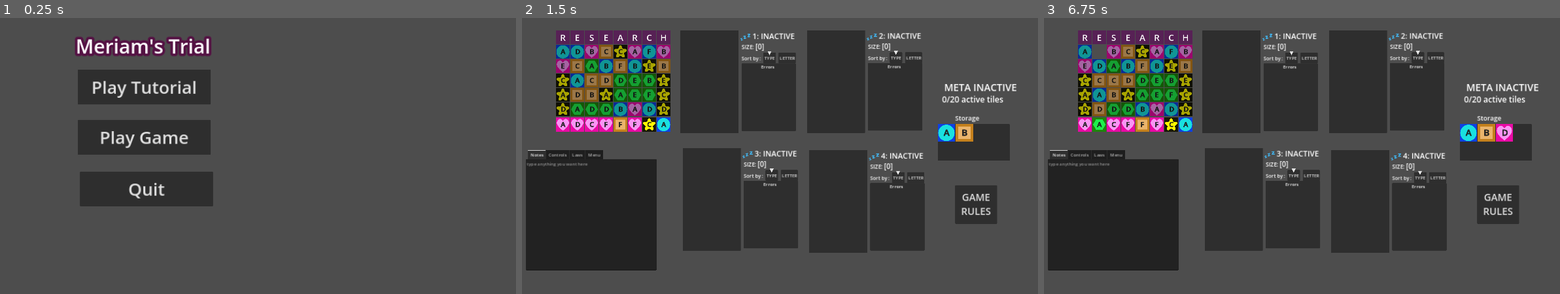
Above: before the commit, frames 1-3 (left to right).
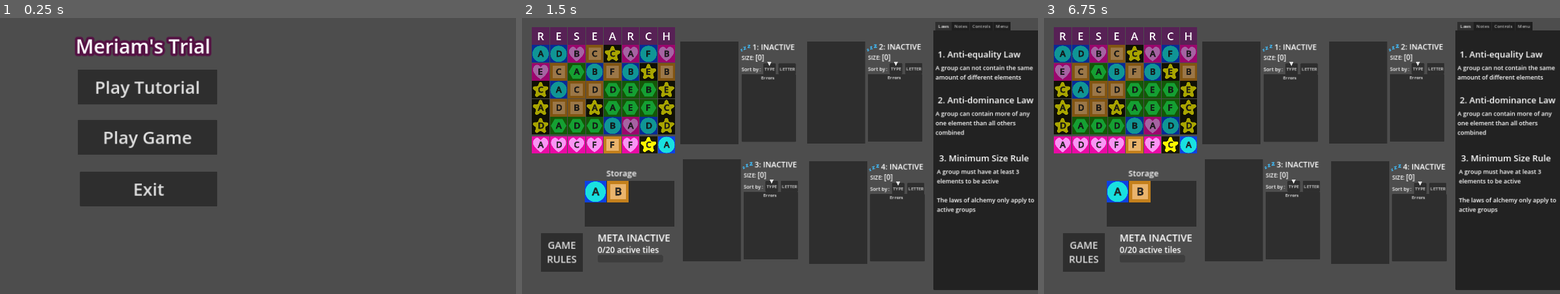
Above: after the commit, the same moments.

Repository: ninjacreeper47/Meriam-s-Trial
Game: Godot game, scene res://Levels/MainMenu.tscn
Same seed, same stepped clock (60 frames per second), same inputs: the game is played once before the commit and once after it.
Inputs:
- Up to frame 1 (0.25 s): no input
- Up to frame 2 (1.5 s): click "Play Game" at 0.5 s; click "A" at 1.25 s
- Up to frame 3 (6.75 s): click "E" at 2 s; click "C" at 2.75 s; click "C" at 3.5 s; click "A" at 4.25 s; click "A" at 5 s; click "D" at 5.75 s; click "D" at 6.5 s

The runs differ from the first frame. In frame 1, 1.8% of the frame differs, in the area x 17-43%, y 18-69%; in frame 2, 44%; in frame 3, 44%, in the area x 0-100%, y 1-99%.

Commit message:
Layout Redesign

Diff:
--- a/Essence.tscn
+++ b/Essence.tscn
@@ -12,7 +12,7 @@
 [node name="Essence" type="TextureButton"]
 offset_right = 128.0
 offset_bottom = 128.0
-scale = Vector2(0.25, 0.25)
+scale = Vector2(1.25, 1.25)
 texture_normal = ExtResource("1_als46")
 script = ExtResource("3_4j6pw")
 value = "A"
--- a/Levels/MainMenu.tscn
+++ b/Levels/MainMenu.tscn
@@ -29,7 +29,7 @@
 layout_mode = 0
 offset_left = 312.0
 offset_top = 192.0
-offset_right = 800.0
+offset_right = 824.0
 offset_bottom = 320.0
 theme_override_font_sizes/font_size = 64
 text = "Play Tutorial"
@@ -38,7 +38,7 @@
 layout_mode = 0
 offset_left = 312.0
 offset_top = 376.0
-offset_right = 800.0
+offset_right = 824.0
 offset_bottom = 504.0
 theme_override_font_sizes/font_size = 64
 text = "Play Game"
@@ -47,10 +47,10 @@
 layout_mode = 0
 offset_left = 320.0
 offset_top = 566.0
-offset_right = 808.0
+offset_right = 824.0
 offset_bottom = 694.0
 theme_override_font_sizes/font_size = 64
-text = "Quit"
+text = "Exit"
 
 [connection signal="pressed" from="TutorialButton" to="." method="_on_tutorial_button_pressed"]
 [connection signal="pressed" from="PlayGameButton" to="." method="_on_play_game_button_pressed"]
--- a/Levels/main.tscn
+++ b/Levels/main.tscn
@@ -1,8 +1,7 @@
-[gd_scene load_steps=12 format=3 uid="uid://cvya4rcawkcxg"]
+[gd_scene load_steps=11 format=3 uid="uid://cvya4rcawkcxg"]
 
 [ext_resource type="PackedScene" uid="uid://xl4jsnrh5oll" path="res://research.tscn" id="2_57rww"]
 [ext_resource type="PackedScene" uid="uid://bq55k435edwi7" path="res://experiment_display.tscn" id="3_wqano"]
-[ext_resource type="Texture2D" uid="uid://bu51kkw1j8tbp" path="res://Assets/How to Play/Laws of Alchemy.png" id="4_yaiqf"]
 [ext_resource type="PackedScene" uid="uid://bei423sbo6cig" path="res://storage_container.tscn" id="6_d81vx"]
 [ext_resource type="PackedScene" uid="uid://sd0cyqy52ykw" path="res://meta_status.tscn" id="6_qwf21"]
 [ext_resource type="PackedScene" uid="uid://bbam0t7qtbdvy" path="res://Levels/rules.tscn" id="8_a2qqj"]
@@ -23,22 +22,23 @@
 offset_bottom = 490.0
 
 [node name="Research" parent="Game Screen" instance=ExtResource("2_57rww")]
-offset_left = -856.0
-offset_top = 286.0
-offset_right = -816.0
-offset_bottom = 326.0
+offset_left = -976.0
+offset_top = 446.0
+offset_right = -936.0
+offset_bottom = 486.0
+scale = Vector2(1.25, 1.25)
 
 [node name="ExperimentDisplay" parent="Game Screen" instance=ExtResource("3_wqano")]
 offset_left = -280.0
-offset_top = -409.0
+offset_top = -369.0
 offset_right = -60.0
-offset_bottom = -26.0
+offset_bottom = 14.0
 
 [node name="ExperimentDisplay2" parent="Game Screen" instance=ExtResource("3_wqano")]
 offset_left = 184.0
-offset_top = -410.0
+offset_top = -370.0
 offset_right = 440.0
-offset_bottom = 198.0
+offset_bottom = 238.0
 
 [node name="Experiment1" parent="Game Screen/ExperimentDisplay2/ExperimentBackground1" index="0"]
 ex_num = 2
@@ -50,9 +50,9 @@
 [node name="ExperimentDisplay3" parent="Game Screen" instance=ExtResource("3_wqano")]
 layout_mode = 1
 offset_left = -272.0
-offset_top = 22.0
+offset_top = 62.0
 offset_right = -16.0
-offset_bottom = 630.0
+offset_bottom = 670.0
 metadata/_edit_group_ = true
 
 [node name="Experiment1" parent="Game Screen/ExperimentDisplay3/ExperimentBackground1" index="0"]
@@ -65,9 +65,9 @@
 [node name="ExperimentDisplay4" parent="Game Screen" instance=ExtResource("3_wqano")]
 layout_mode = 1
 offset_left = 192.0
-offset_top = 30.0
+offset_top = 70.0
 offset_right = 648.0
-offset_bottom = 430.0
+offset_bottom = 470.0
 metadata/_edit_group_ = true
 
 [node name="Experiment1" parent="Game Screen/ExperimentDisplay4/ExperimentBackground1" index="0"]
@@ -79,23 +79,86 @@
 
 [node name="Meta Status" parent="Game Screen" instance=ExtResource("6_qwf21")]
 layout_mode = 0
-offset_left = 696.0
-offset_top = -218.0
-offset_right = 984.0
-offset_bottom = -122.0
+offset_left = -576.0
+offset_top = 334.0
+offset_right = -296.0
+offset_bottom = 438.0
 
 [node name="HelpContainer" type="TabContainer" parent="Game Screen"]
 layout_mode = 0
-offset_left = -840.0
-offset_top = 38.0
-offset_right = -360.0
-offset_bottom = 478.0
+offset_left = 656.0
+offset_top = -434.0
+offset_right = 1136.0
+offset_bottom = 550.0
 metadata/_edit_lock_ = true
 
+[node name="Laws" type="Panel" parent="Game Screen/HelpContainer"]
+layout_mode = 2
+
+[node name="Qluix" type="Label" parent="Game Screen/HelpContainer/Laws"]
+layout_mode = 0
+offset_left = 16.0
+offset_top = 65.0
+offset_right = 328.0
+offset_bottom = 114.0
+theme_override_font_sizes/font_size = 32
+text = "1. Anti-equality Law"
+
+[node name="Label" type="Label" parent="Game Screen/HelpContainer/Laws/Qluix"]
+layout_mode = 0
+offset_left = -8.0
+offset_top = 56.0
+offset_right = 384.0
+offset_bottom = 121.0
+theme_override_font_sizes/font_size = 22
+text = "A group can not contain the same amount of different elements"
+autowrap_mode = 2
+
+[node name="Kudu" type="Label" parent="Game Screen/HelpContainer/Laws"]
+offset_left = 16.0
+offset_top = 233.0
+offset_right = 367.0
+offset_bottom = 282.0
+theme_override_font_sizes/font_size = 32
+text = "2. Anti-dominance Law"
+
+[node name="Label" type="Label" parent="Game Screen/HelpContainer/Laws/Kudu"]
+layout_mode = 0
+offset_left = -8.0
+offset_top = 56.0
+offset_right = 384.0
+offset_bottom = 121.0
+theme_override_font_sizes/font_size = 22
+text = "A group can contain more of any one element than all others combined"
+autowrap_mode = 2
+
+[node name="Size" type="Label" parent="Game Screen/HelpContainer/Laws"]
+offset_left = 21.0
+offset_top = 446.0
+offset_right = 372.0
+offset_bottom = 495.0
+theme_override_font_sizes/font_size = 32
+text = "3. Minimum Size Rule"
+
+[node name="Label" type="Label" parent="Game Screen/HelpContainer/Laws/Size"]
+layout_mode = 0
+offset_left = -8.0
+offset_top = 56.0
+offset_right = 384.0
+offset_bottom = 121.0
+theme_override_font_sizes/font_size = 22
+text = "A group must have at least 3 elements to be active
+
+The laws of alchemy only apply to active groups"
+autowrap_mode = 2
+
 [node name="Notes" type="TextEdit" parent="Game Screen/HelpContainer"]
-layout_mode = 2
+visible = false
+layout_mode = 2
+theme_override_font_sizes/font_size = 24
 placeholder_text = "type anything you want here "
 drag_and_drop_selection_enabled = false
+wrap_mode = 1
 
 [node name="Controls" type="TextEdit" parent="Game Screen/HelpContainer"]
 visible = false
@@ -116,28 +179,23 @@
 virtual_keyboard_enabled = false
 middle_mouse_paste_enabled = false
 
-[node name="Laws" type="TextureRect" parent="Game Screen/HelpContainer"]
-visible = false
-layout_mode = 2
-texture = ExtResource("4_yaiqf")
-expand_mode = 1
-
 [node name="Menu" parent="Game Screen/HelpContainer" instance=ExtResource("11_cjw6x")]
 visible = false
 layout_mode = 2
 
 [node name="StorageContainer" parent="Game Screen" instance=ExtResource("6_d81vx")]
-offset_left = 672.0
-offset_top = -58.0
-offset_right = 936.0
-offset_bottom = 78.0
+offset_left = -624.0
+offset_top = 150.0
+offset_right = -360.0
+offset_bottom = 286.0
+scale = Vector2(1.25, 1.25)
 
 [node name="TutorialButton" type="Button" parent="Game Screen" node_paths=PackedStringArray("instructions")]
 layout_mode = 0
-offset_left = 736.0
-offset_top = 166.0
-offset_right = 890.0
-offset_bottom = 308.0
+offset_left = -784.0
+offset_top = 342.0
+offset_right = -630.0
+offset_bottom = 484.0
 theme_override_font_sizes/font_size = 36
 text = "GAME
 RULES"
--- a/essence_preview.tscn
+++ b/essence_preview.tscn
@@ -12,7 +12,6 @@
 [node name="Essence" type="TextureRect"]
 offset_right = 128.0
 offset_bottom = 128.0
-scale = Vector2(0.25, 0.25)
 texture = ExtResource("1_2x4kr")
 script = ExtResource("2_g0ug7")
 
--- a/meta_status.gd
+++ b/meta_status.gd
@@ -5,7 +5,6 @@
 func _ready():
 	var my_call = Callable(self,"_on_meta_counters_updated")
 	alchemy.meta_counters_updated.connect(my_call)
-
 
 # Called every frame. 'delta' is the elapsed time since the previous frame.
 func _process(delta):
@@ -17,5 +16,6 @@
 	if es_count >= 20:
 		text = "META ACTIVE"
 	else:
+		get_child(1).value = es_count
 		text = "META INACTIVE"
 	get_child(0).text = str(es_count) + "/20 active tiles"
--- a/meta_status.tscn
+++ b/meta_status.tscn
@@ -7,6 +7,9 @@
 
 [sub_resource type="LabelSettings" id="LabelSettings_q7w35"]
 font_size = 30
+
+[sub_resource type="StyleBoxFlat" id="StyleBoxFlat_ynma2"]
+bg_color = Color(0.815686, 0.376471, 0.941176, 1)
 
 [node name="Meta Status" type="Label"]
 offset_left = 1032.0
@@ -20,9 +23,18 @@
 
 [node name="MetaEssenceCountdown" type="Label" parent="."]
 layout_mode = 0
-offset_left = -8.0
 offset_top = 48.0
-offset_right = 280.0
+offset_right = 288.0
 offset_bottom = 134.0
 text = "0/20 active tiles"
 label_settings = SubResource("LabelSettings_q7w35")
+
+[node name="ProgressBar" type="ProgressBar" parent="."]
+layout_mode = 0
+offset_top = 88.0
+offset_right = 240.0
+offset_bottom = 115.0
+theme_override_styles/fill = SubResource("StyleBoxFlat_ynma2")
+max_value = 20.0
+step = 1.0
+show_percentage = false
--- a/research.tscn
+++ b/research.tscn
@@ -34,12 +34,21 @@
 script = ExtResource("2_pqy6i")
 
 [node name="locked_warning" type="TextureRect" parent="."]
-visible = false
 layout_mode = 2
-offset_left = 24.0
-offset_top = -376.0
-offset_right = 112.0
-offset_bottom = -288.0
+offset_left = 144.0
+offset_top = -288.0
+offset_right = 232.0
+offset_bottom = -200.0
 texture = ExtResource("3_b1g8c")
 expand_mode = 1
 script = ExtResource("4_k7iwp")
+
+[node name="LockedLabel" type="Label" parent="locked_warning"]
+layout_mode = 0
+offset_left = -8.0
+offset_top = 88.0
+offset_right = 104.0
+offset_bottom = 153.0
+theme_override_font_sizes/font_size = 22
+text = "RESEARCH
+ LOCKED!"
Not shown: 1 places in meta_status.tscn that only renumber resources
